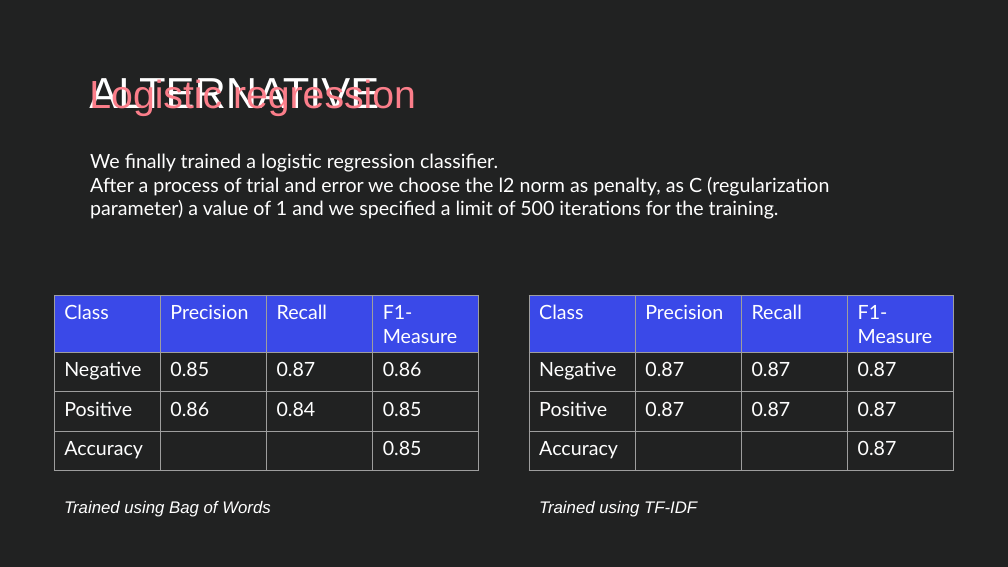
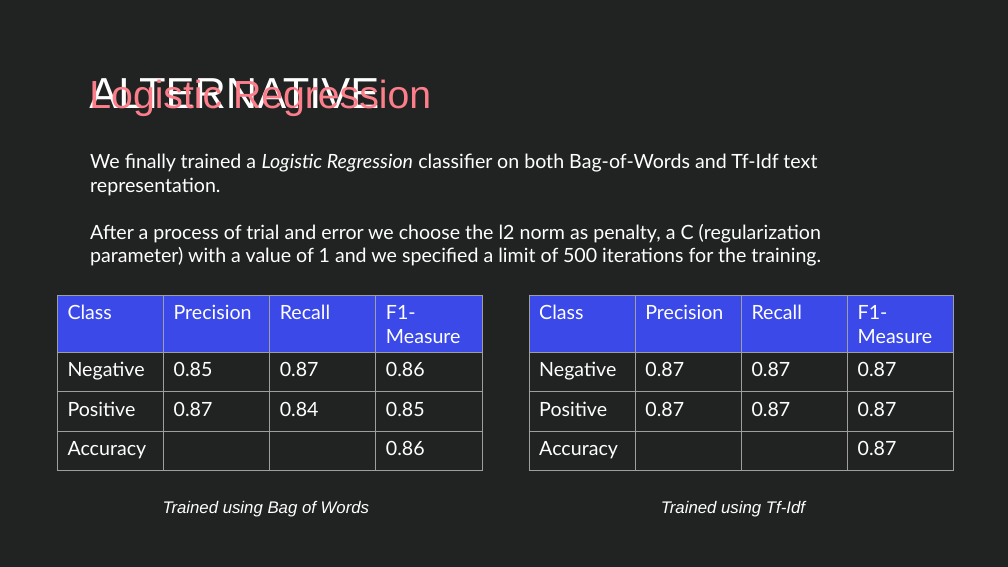
Before and after one commit to Blowdire/TextMiningProject, a slide deck: slide 14 of slideshow/TextMining-Slideshow.pptx (slide 15 before the commit). Drawn at 1008x567 pixels with LibreOffice and Linux fonts; fonts in the diff are those of the drawing. Boxes give left, top, right and bottom in pixels: in the first picture for what was removed or moved away, otherwise in the second. Text is boxed around its words. In the diff, an @@ line names an element or a change of style, - is before the commit and + after.

```diff
--- a/slideshow/TextMining-Slideshow.pptx
+++ b/slideshow/TextMining-Slideshow.pptx
@@ title at [89,78,431,116]: text changed @@
-Logistic regression
+Logistic Regression
@@ text at [90,153,821,266]: text changed @@
-We finally trained a logistic regression classifier.
-After a process of trial and error we choose the l2 norm as penalty, as C (regularization parameter) a value of 1 and we specified a limit of 500 iterations for the training.
+We finally trained a Logistic Regression classifier on both Bag-of-Words and Tf-Idf text representation.
+After a process of trial and error we choose the l2 norm as penalty, a C (regularization parameter) with a value of 1 and we specified a limit of 500 iterations for the training.
@@ table at [57,295,481,471] @@
-row 3, column 2: 0.86
+row 3, column 2: 0.87
-row 4, column 4: 0.85
+row 4, column 4: 0.86
@@ text "Trained using Bag of Words": place and size @@
-text "Trained using Bag of Words" at [64,501,270,517]
+text "Trained using Bag of Words" at [163,501,369,517]
@@ text at [661,501,805,517]: text changed @@
-Trained using TF-IDF
+Trained using Tf-Idf
```
Also in this commit, not shown: 24 other slides changed, 5 slides removed, 8 other files.
